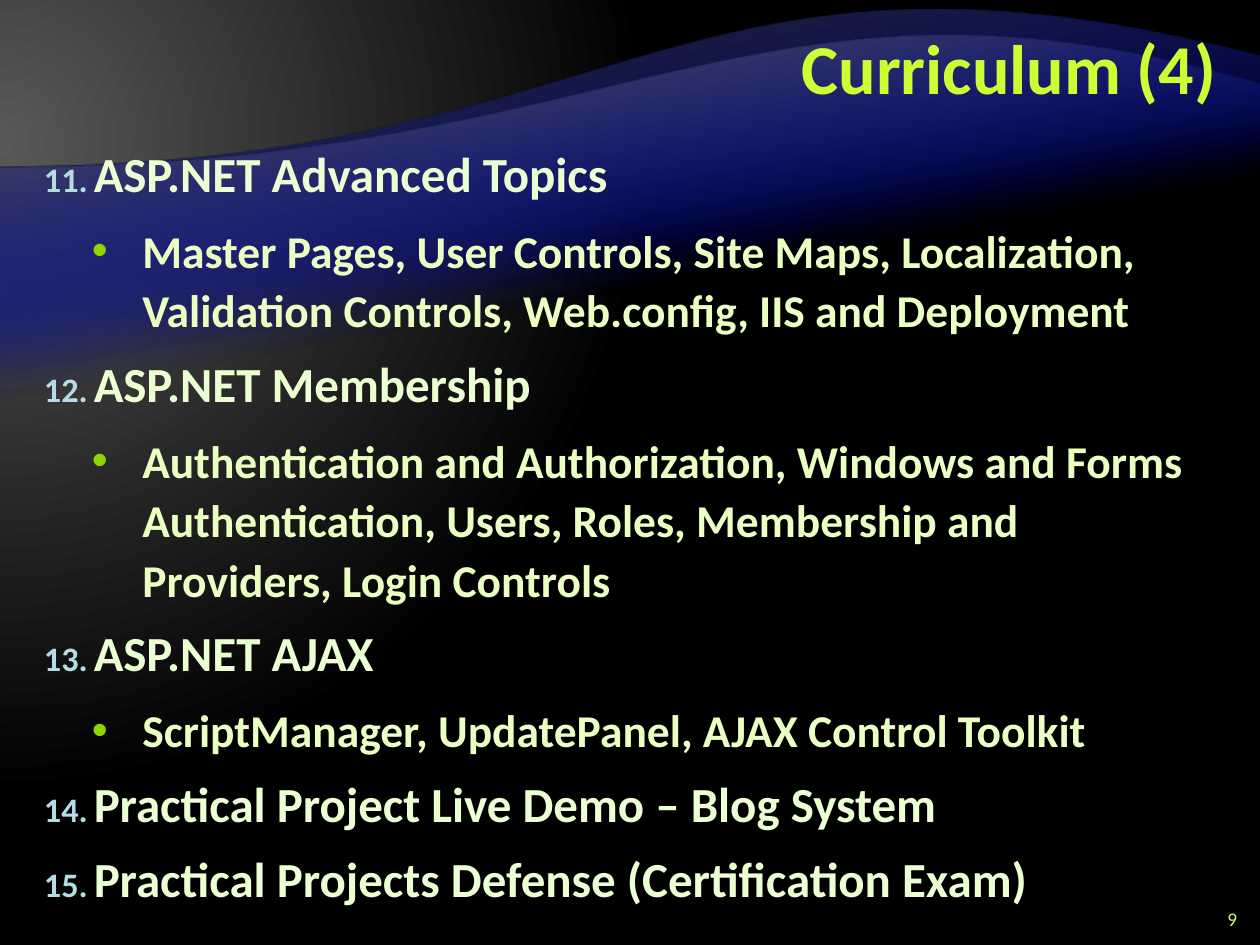
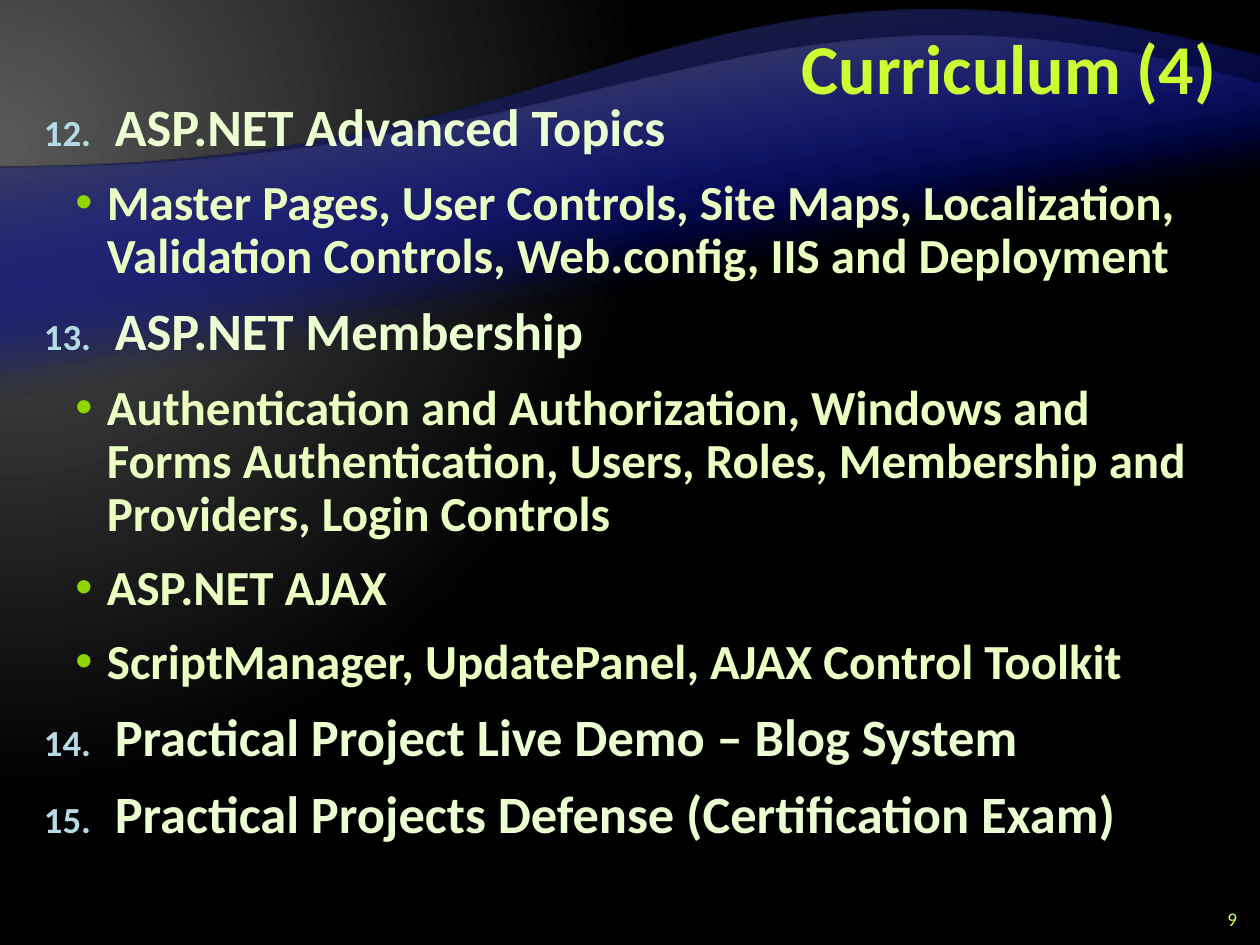
Before and after one commit to Graveheart/aspnetcourse, a slide deck: slide 9 of 2010/lectures/0. Course Introduction.pptx. Drawn at 1260x945 pixels with LibreOffice and Linux fonts; fonts in the diff are those of the drawing; background and template pictures are left out. Boxes give left, top, right and bottom in pixels: in the first picture for what was removed or moved away, otherwise in the second. Text is boxed around its words. In the diff, an @@ line names an element or a change of style, - is before the commit and + after.

Commit message:
added slides to the trainers section fixes to the formatting added Vesko and Shasho's pictures

```diff
--- a/2010/lectures/0. Course Introduction.pptx
+++ b/2010/lectures/0. Course Introduction.pptx
@@ text "ASP.NET Advanced Topics": place and size @@
-text "ASP.NET Advanced Topics" at box(94, 152, 1182, 906)
+text "ASP.NET Advanced Topics" at box(107, 102, 1186, 842)
@@ text "ASP.NET Advanced Topics" at box(107, 102, 1186, 842): size 28 to 30 pt in "ASP.NET Advanced Topics", "ASP.NET Membership", "Practical Project Live Demo – Blog System", "Practical Projects Defense (Certification Exam)"; size 26 to 28 pt in "Master Pages, User Controls, Site Maps, Localization, ...", "Authentication and Authorization, Windows and Forms Authenti ...", "ScriptManager, UpdatePanel, AJAX Control Toolkit"; text colour #EBFFD2 to #EBFFC2 in "ASP.NET AJAX"; indent changed; line spacing 34pt to 0.9; more space between paragraphs; bullet 1. to •; list level 1 to 2 in "ASP.NET AJAX"; bullet colour #B5DBE5 to #8FD600 @@
```
Also in this commit, not shown: 12 other slides changed, 6 slides added, 2 other files.
